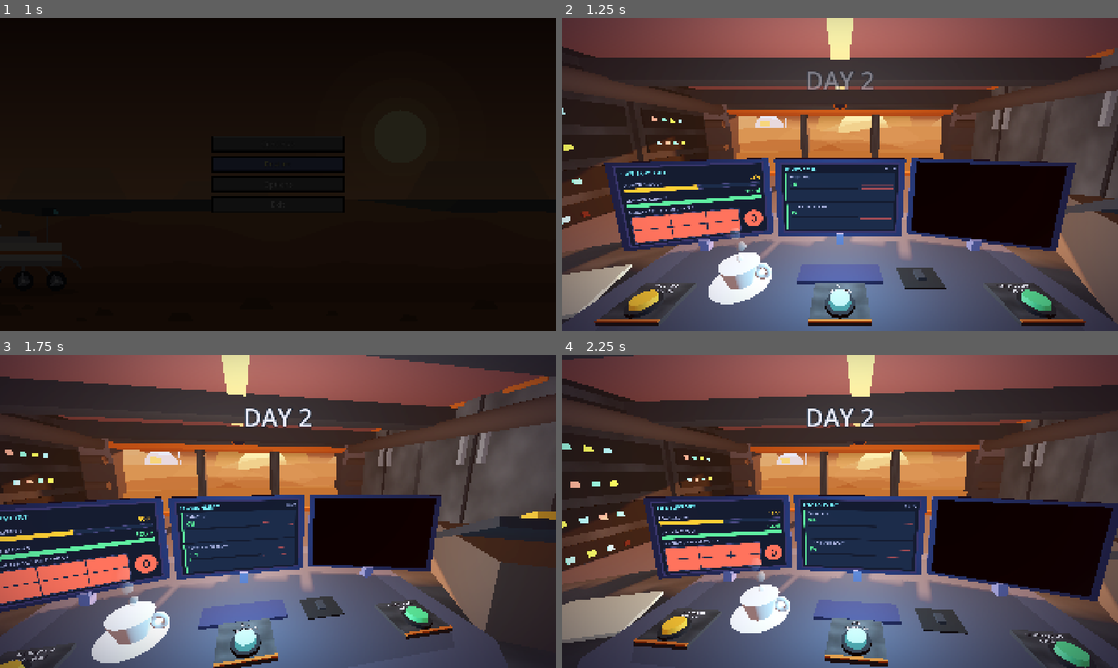
Above: before the commit, frames 1-4 (two rows, left to right).
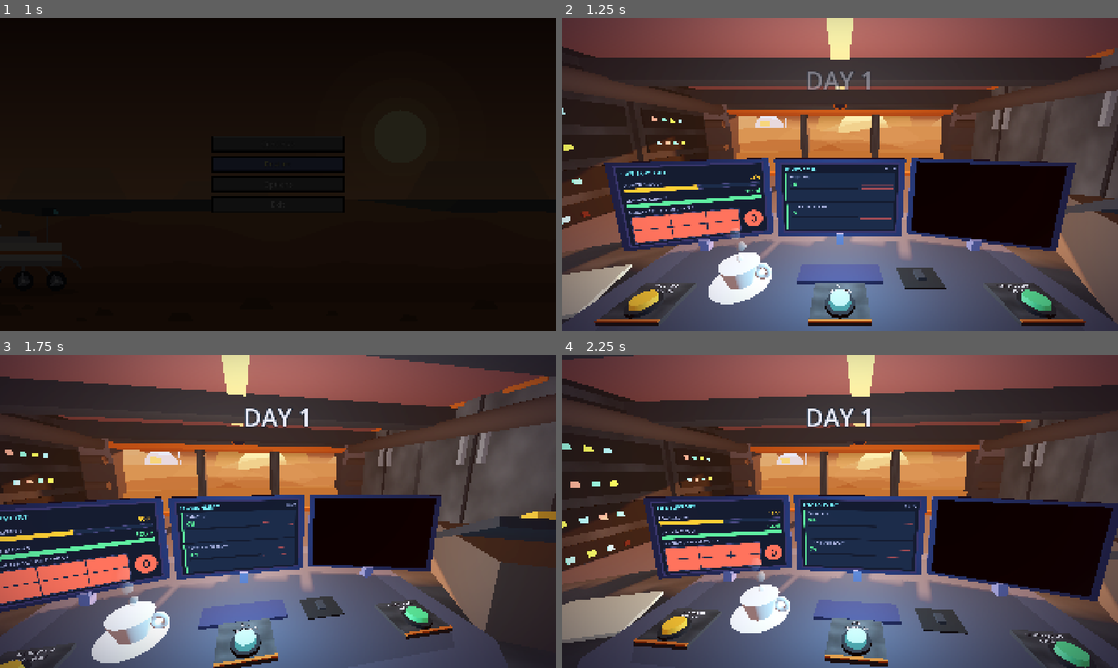
Above: after the commit, the same moments.

Repository: PolarLordStar/junior-astruonaut-mission-trainer
Game: Godot game, scene res://main_menu.tscn
Two runs of this game, one before a commit and one after it. Both use one fixed random seed, a clock stepped at 60 frames per second and the inputs below.
Inputs (mouse positions are in pixels of both pictures, inside the frame that each line leads up to):
- Up to frame 1 (1 s): click "Restart" at 0.5 s
- Up to frame 2 (1.25 s): no input
- Up to frame 3 (1.75 s): move the mouse to (400, 495) at 1.27 s; click (400, 495) at 1.42 s
- Up to frame 4 (2.25 s): move the mouse to (728, 527) at 2.02 s; click (728, 527) at 2.17 s

Frame 1 is identical in both runs. In frame 2, less than 0.1% of the frame differs, in the area x 41-56%, y 17-63%; in frame 3, less than 0.1%, in the area x 34-56%, y 17-66%; in frame 4, less than 0.1%.

Commit message:
fixed some values

Diff:
--- a/main/game/game.gd
+++ b/main/game/game.gd
@@ -17,6 +17,10 @@
 	components_script.ToxicPerch = preset_values.TOXIC_PERCH
 	components_script.SolarPanels = preset_values.SOLAR_PANELS
 
+	components_script.AirFilteringUsing = false
+	components_script.CoverSolarPanUsing = false
+	components_script.RadiationShieldingUsing = false
+
 	day_number += 1
 	date = await DonkiService.fetch_random_day()
 
@@ -31,7 +35,6 @@
 	start_event_timers()
 
 	# Other
-	$Timers/DayTimer.wait_time = preset_values.DAY_DURATION
 	$Timers/DayTimer.start()
 	$Timers/TickUpdateTimer.start()
 
--- a/main/game/game.tscn
+++ b/main/game/game.tscn
@@ -10,7 +10,7 @@
 [node name="Timers" type="Node" parent="." unique_id=956759653]
 
 [node name="DayTimer" type="Timer" parent="Timers" unique_id=1035871489]
-wait_time = 500.0
+wait_time = 300.0
 one_shot = true
 
 [node name="TickUpdateTimer" type="Timer" parent="Timers" unique_id=1591023496]
--- a/scripts/save_manager.gd
+++ b/scripts/save_manager.gd
@@ -23,7 +23,7 @@
 const SECTION := "progress"
 
 ## The day a brand-new game (no save file) starts on.
-const DEFAULT_DAY := 1
+const DEFAULT_DAY := 0
 
 ## Turn off to only SAVE the day without ever loading it back into the game.
 const RESTORE_ON_LOAD := true
